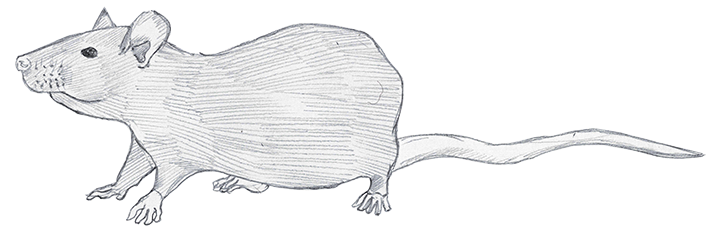
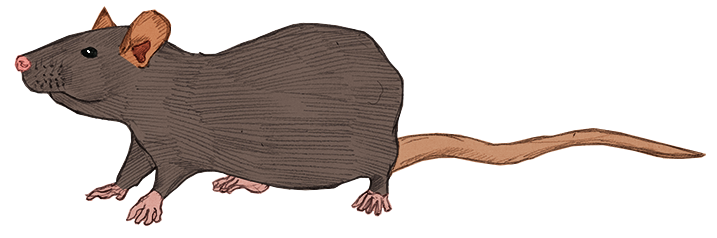
Layer changes from the first 717px x 238px image to the second:
added layer "colors copy 2" (multiply) above "colors copy" over [14,6,706,226]
added layer "colors copy" (color, 50%) above "colors" over [14,6,706,226]
added layer "Calque 1 copie copy" (multiply, 75%) above "Calque 1 copie" over [14,6,706,226]
